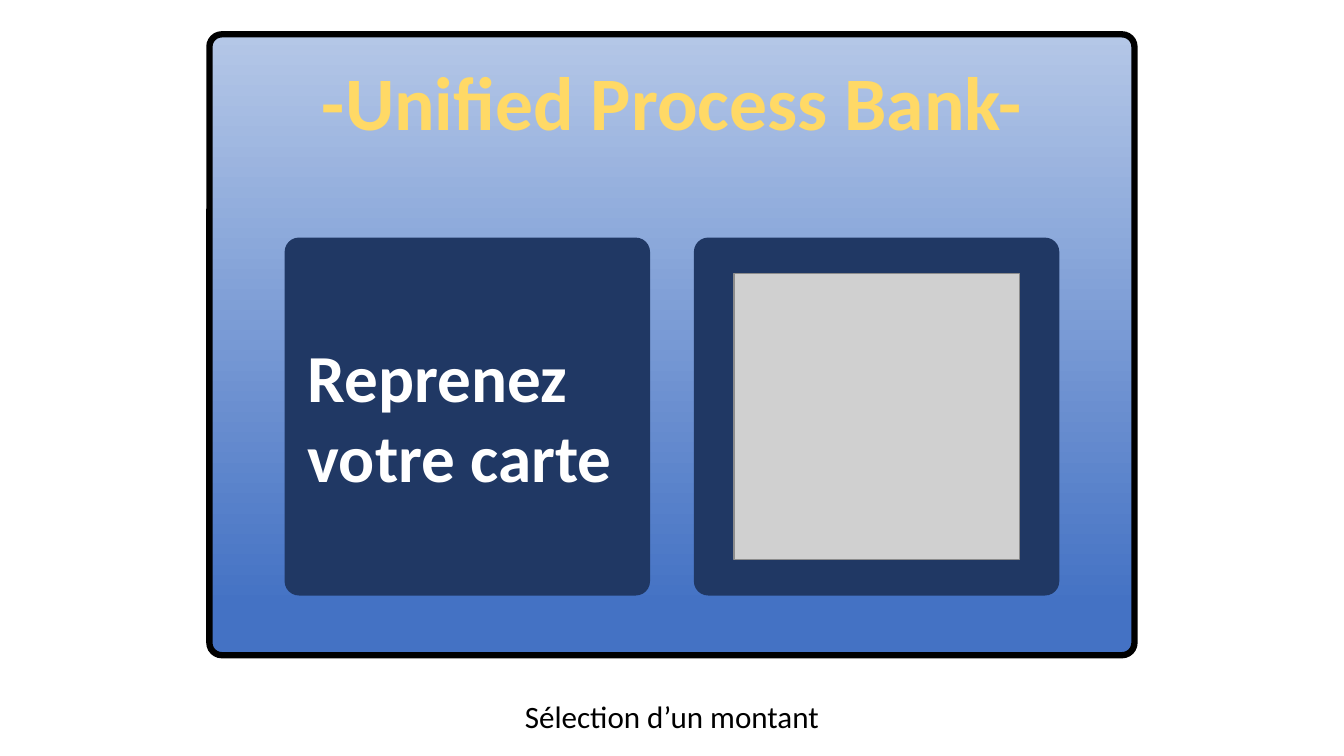
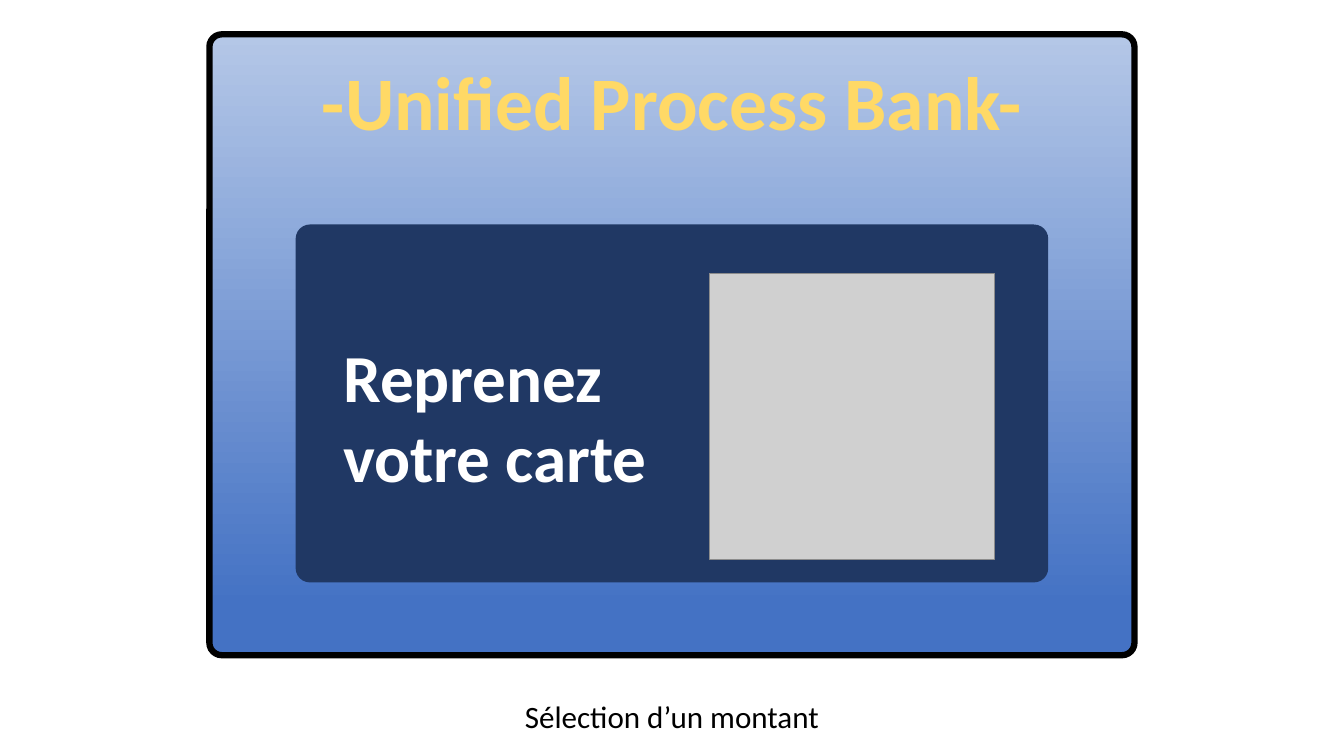
Before and after one commit to kyweez/CDA-15-APPLICATION-DESIGN, a slide deck: slide 4 of GAB/Version-aurelien/IHM-aurelien.pptx. Drawn at 1344x756 pixels with LibreOffice and Linux fonts; fonts in the diff are those of the drawing; grey boxes stand for pictures. Boxes give left, top, right and bottom in pixels: in the first picture for what was removed or moved away, otherwise in the second. Text is boxed around its words. In the diff, an @@ line names an element or a change of style, - is before the commit and + after.

Commit message:
IHM saving

```diff
--- a/GAB/Version-aurelien/IHM-aurelien.pptx
+++ b/GAB/Version-aurelien/IHM-aurelien.pptx
@@ rounded rectangle: place and size @@
-rounded rectangle at bbox=[284, 238, 650, 596]
+rounded rectangle at bbox=[295, 225, 1049, 583]
@@ rounded rectangle removed at bbox=[694, 238, 1060, 596] @@
@@ picture: place and size @@
-picture at bbox=[734, 274, 1019, 560]
+picture at bbox=[710, 274, 995, 560]
@@ text "Reprenez": place and size @@
-text "Reprenez" at bbox=[308, 358, 611, 483]
+text "Reprenez" at bbox=[343, 358, 647, 483]
```
